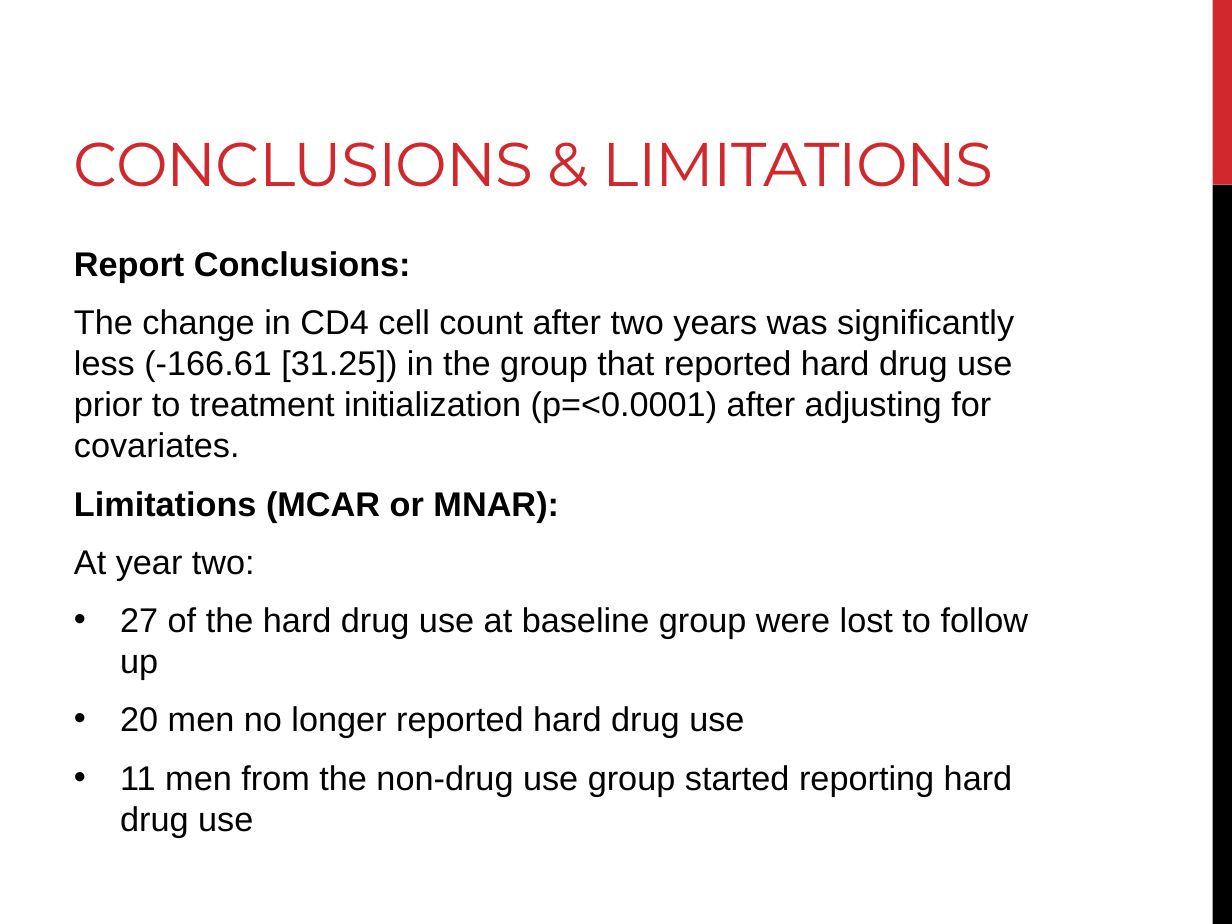
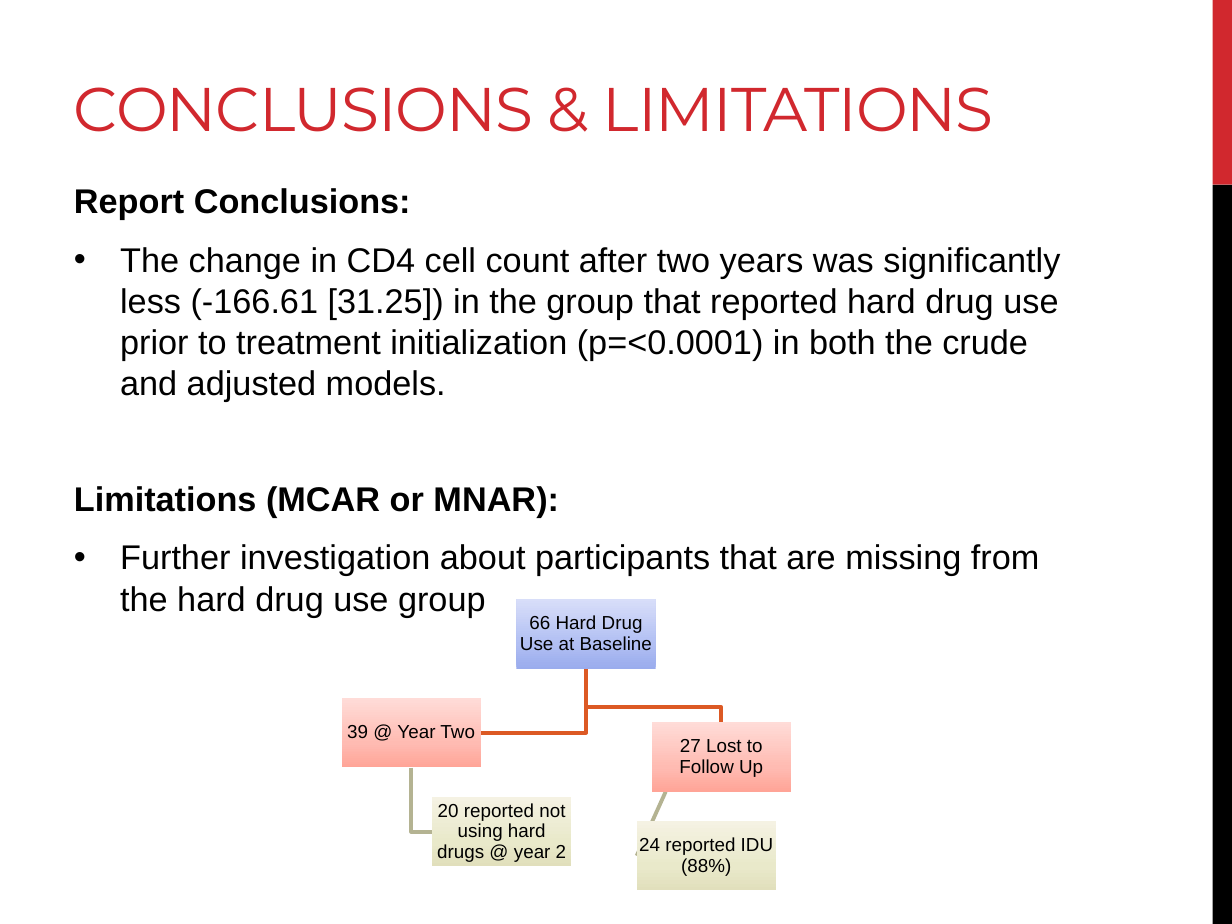
Before and after one commit to Delgoulding/Biostat-Projects, a slide deck: slide 7 of Project1/Reports/Project 1 presentation.pptx (slide 6 before the commit). Drawn at 1232x924 pixels with LibreOffice and Linux fonts; fonts in the diff are those of the drawing. Boxes give left, top, right and bottom in pixels: in the first picture for what was removed or moved away, otherwise in the second. Text is boxed around its words. In the diff, an @@ line names an element or a change of style, - is before the commit and + after.

```diff
--- a/Project1/Reports/Project 1 presentation.pptx
+++ b/Project1/Reports/Project 1 presentation.pptx
@@ title "CONCLUSIONS & LIMITATIONS": place and size @@
-title "CONCLUSIONS & LIMITATIONS" at (74,142,994,187)
+title "CONCLUSIONS & LIMITATIONS" at (74,87,994,132)
@@ text "Report Conclusions:": place and size @@
-text "Report Conclusions:" at (74,251,1029,837)
+text "Report Conclusions:" at (74,188,1060,617)
@@ text at (120,247,1060,401): text changed @@
-The change in CD4 cell count after two years was significantly less (-166.61 [31.25]) in the group that reported hard drug use prior to treatment initialization (p=<0.0001) after adjusting for covariates.
+• The change in CD4 cell count after two years was significantly less (-166.61 [31.25]) in the group that reported hard drug use prior to treatment initialization (p=<0.0001) in both the crude and adjusted models.
@@ text at (120,544,1039,617): text changed @@
-At year two:
-• 27 of the hard drug use at baseline group were lost to follow up
-• 20 men no longer reported hard drug use
-• 11 men from the non-drug use group started reporting hard drug use
+• Further investigation about participants that are missing from the hard drug use group
@@ group added at (341,599,791,891): 5 rectangles, 5 texts, 4 freeform shapes @@
+66 Hard Drug Use at Baseline
+27 Lost to Follow Up
+24 reported IDU (88%)
+39 @ Year Two
+20 reported not using hard drugs @ year 2
```
Also in this commit, not shown: 4 other slides changed, 1 slide added, 3 other files.
